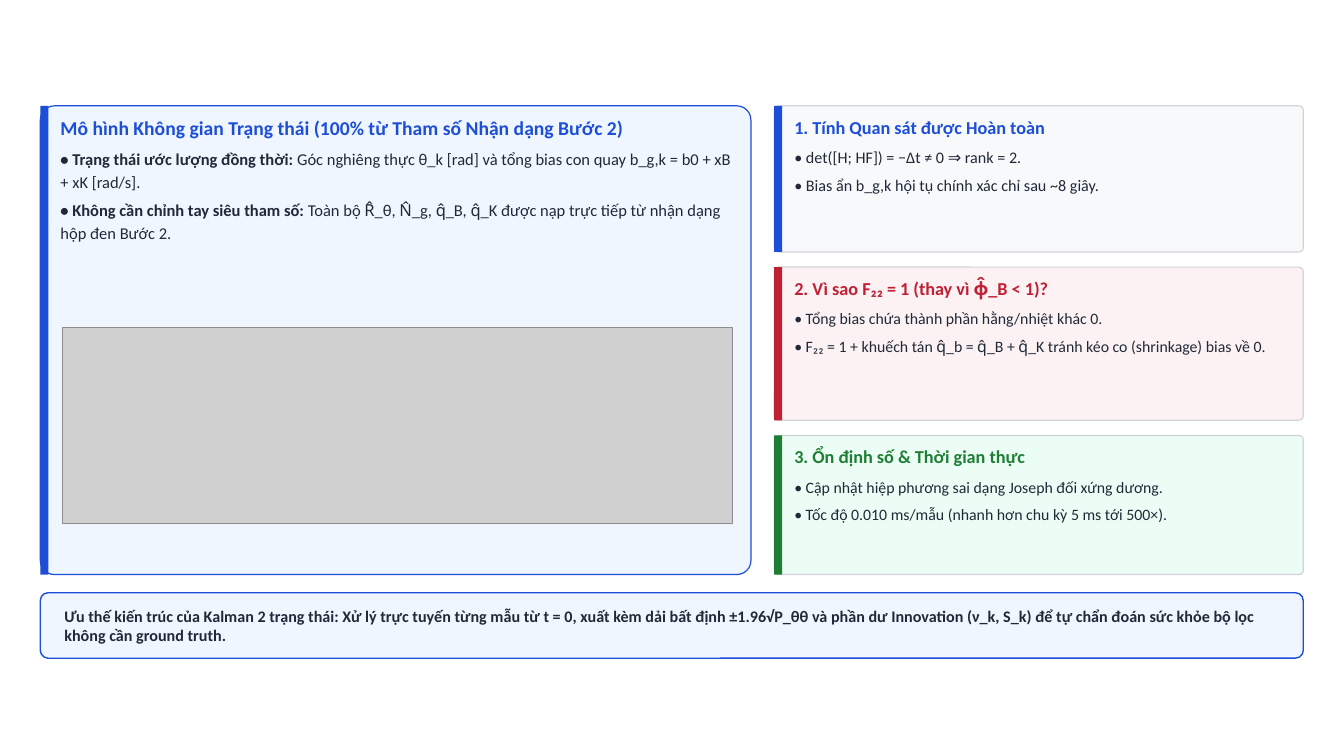
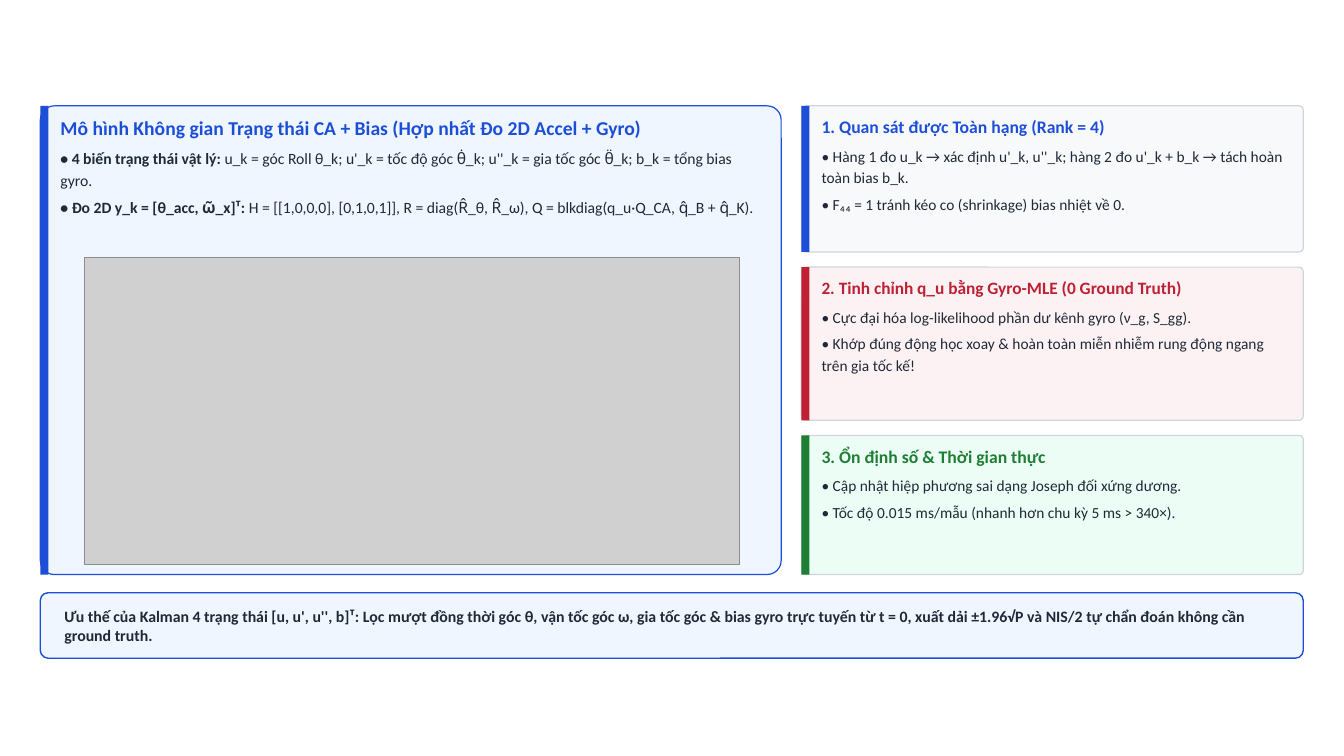
Before and after one commit to ducnguynx/mpu6050-model, a slide deck: slide 9 of outputs/slides/MPU6050_Roll_Estimation_Wiener_vs_Kalman.pptx. Drawn at 1344x756 pixels with LibreOffice and Linux fonts; fonts in the diff are those of the drawing; grey boxes stand for pictures; background and template pictures are left out. Boxes give left, top, right and bottom in pixels: in the first picture for what was removed or moved away, otherwise in the second. Text is boxed around its words. In the diff, an @@ line names an element or a change of style, - is before the commit and + after.

Commit message:
slide v2

```diff
--- a/outputs/slides/MPU6050_Roll_Estimation_Wiener_vs_Kalman.pptx
+++ b/outputs/slides/MPU6050_Roll_Estimation_Wiener_vs_Kalman.pptx
@@ rounded rectangle: place and size @@
-rounded rectangle at (40, 106, 751, 575)
+rounded rectangle at (40, 106, 781, 575)
@@ rounded rectangle: place and size @@
-rounded rectangle at (774, 106, 1304, 252)
+rounded rectangle at (802, 106, 1304, 252)
@@ text at (60, 120, 754, 216): text changed; size 11.8 to 11.2 pt @@
-Mô hình Không gian Trạng thái (100% từ Tham số Nhận dạng Bước 2)
-• Trạng thái ước lượng đồng thời: Góc nghiêng thực θ_k [rad] và tổng bias con quay b_g,k = b0 + xB + xK [rad/s].
-• Không cần chỉnh tay siêu tham số: Toàn bộ R̂_θ, N̂_g, q̂_B, q̂_K được nạp trực tiếp từ nhận dạng hộp đen Bước 2.
+Mô hình Không gian Trạng thái CA + Bias (Hợp nhất Đo 2D Accel + Gyro)
+• 4 biến trạng thái vật lý: u_k = góc Roll θ_k; u'_k = tốc độ góc θ̇_k; u''_k = gia tốc góc θ̈_k; b_k = tổng bias gyro.
+• Đo 2D y_k = [θ_acc, ω̃_x]ᵀ: H = [[1,0,0,0], [0,1,0,1]], R = diag(R̂_θ, R̂_ω), Q = blkdiag(q_u·Q_CA, q̂_B + q̂_K).
@@ text at (822, 120, 1283, 213): text changed; size 11.5 to 11 pt @@
-1. Tính Quan sát được Hoàn toàn
-• det([H; HF]) = −Δt ≠ 0 ⇒ rank = 2.
-• Bias ẩn b_g,k hội tụ chính xác chỉ sau ~8 giây.
+1. Quan sát được Toàn hạng (Rank = 4)
+• Hàng 1 đo u_k → xác định u'_k, u''_k; hàng 2 đo u'_k + b_k → tách hoàn toàn bias b_k.
+• F₄₄ = 1 tránh kéo co (shrinkage) bias nhiệt về 0.
@@ picture: place and size @@
-picture at (63, 328, 733, 524)
+picture at (85, 257, 740, 565)
@@ rounded rectangle: place and size @@
-rounded rectangle at (774, 267, 1304, 420)
+rounded rectangle at (802, 267, 1304, 420)
@@ text at (822, 280, 1264, 374): text changed; size 11.3 to 11 pt @@
-2. Vì sao F₂₂ = 1 (thay vì ϕ̂_B < 1)?
-• Tổng bias chứa thành phần hằng/nhiệt khác 0.
-• F₂₂ = 1 + khuếch tán q̂_b = q̂_B + q̂_K tránh kéo co (shrinkage) bias về 0.
+2. Tinh chỉnh q_u bằng Gyro-MLE (0 Ground Truth)
+• Cực đại hóa log-likelihood phần dư kênh gyro (ν_g, S_gg).
+• Khớp đúng động học xoay & hoàn toàn miễn nhiễm rung động ngang trên gia tốc kế!
@@ rounded rectangle: place and size @@
-rounded rectangle at (774, 436, 1304, 575)
+rounded rectangle at (802, 436, 1304, 575)
@@ 3 rectangles: place and size @@
-3 rectangles at (774, 106, 782, 575)
+3 rectangles at (802, 106, 810, 575)
@@ text "3. Ổn định số & ...": place and size @@
-text "3. Ổn định số & ..." at (794, 448, 1167, 523)
+text "3. Ổn định số & ..." at (822, 448, 1182, 521)
@@ text at (822, 448, 1182, 494): size 13 to 12.6 pt in "3. Ổn định số & Thời gian ..."; size 11.3 to 11 pt in "• Cập nhật hiệp phương sai dạng ..." @@
@@ text at (833, 505, 1176, 521): text changed; size 11.3 to 11 pt @@
-• Tốc độ 0.010 ms/mẫu (nhanh hơn chu kỳ 5 ms tới 500×).
+• Tốc độ 0.015 ms/mẫu (nhanh hơn chu kỳ 5 ms > 340×).
@@ text at (64, 609, 1245, 644): text changed; size 11.5 to 11.3 pt @@
-Ưu thế kiến trúc của Kalman 2 trạng thái: Xử lý trực tuyến từng mẫu từ t = 0, xuất kèm dải bất định ±1.96√P_θθ và phần dư Innovation (ν_k, S_k) để tự chẩn đoán sức khỏe bộ lọc không cần ground truth.
+Ưu thế của Kalman 4 trạng thái [u, u', u'', b]ᵀ: Lọc mượt đồng thời góc θ, vận tốc góc ω, gia tốc góc & bias gyro trực tuyến từ t = 0, xuất dải ±1.96√P và NIS/2 tự chẩn đoán không cần ground truth.
```
Also in this commit, not shown: 9 other slides changed, 11 other files.
